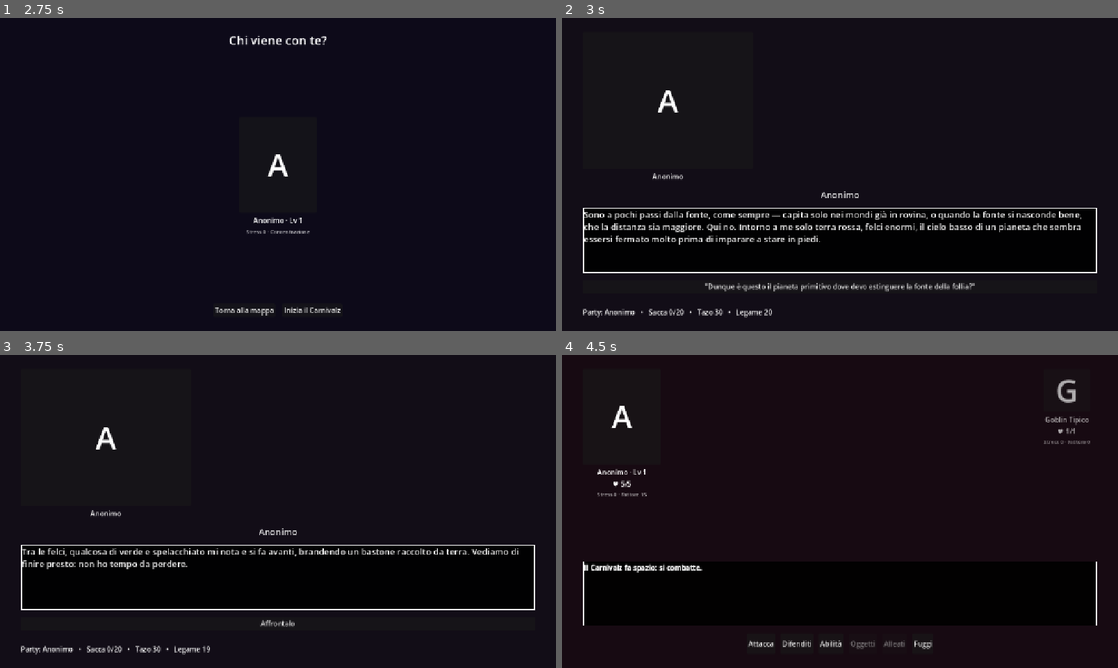
Above: before the commit, frames 1-4 (two rows, left to right).
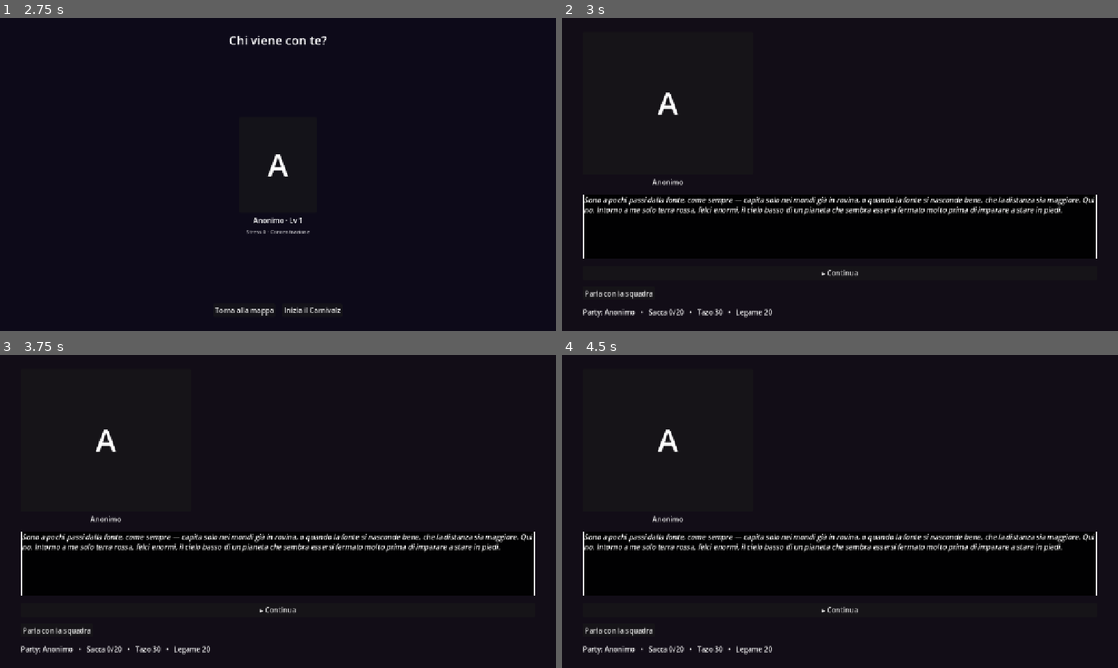
Above: after the commit, the same moments.

Repository: Rio-Chico-Devs/Carnivalz
Game: Godot game, scene res://scenes/Menu.tscn
The game is run twice, just before and just after one commit, with the same random seed, the same clock (stepped at 60 frames per second) and the same inputs.
Inputs (mouse positions are in pixels of both pictures, inside the frame that each line leads up to):
- Up to frame 1 (2.75 s): click "Gioca" at 0.5 s; click "!" at 1.25 s; click "☉ Scendi nel Carnivalz" at 2 s
- Up to frame 2 (3 s): click "Inizia il Carnivalz" at 2.75 s
- Up to frame 3 (3.75 s): click (278, 624) at 3.5 s, where only the run before the commit has a clickable "'Dunque è questo il pianeta p…"
- Up to frame 4 (4.5 s): click (840, 624) at 4.25 s, where only the run before the commit has a clickable "Affrontalo"

Frame 1 is identical in both runs. In frame 2, 6.1% of the frame differs, in the area x 3-97%, y 23-90%; in frame 3, 4.5%; in frame 4, 4.3%.

Commit message:
Motore a coda di messaggi sequenziali: narrazione/dialogo/notifica separati
Il box in basso mostra un messaggio alla volta (mai testo misto), avanzando
con "Continua"; le scelte vere compaiono solo a coda vuota. Un nodo puo'
avere "sequenza" (narrazione in corsivo senza nome, dialogo col nome del
personaggio centrato, notifica per oggetti/Tazo raccolti, centrata e in
grassetto, una alla volta) oppure il vecchio "testo" unico, retrocompatibile.
Il tutorial usa la sequenza per separare i monologhi del protagonista dalle
scelte, che prima nascondevano battute di dialogo dentro le etichette dei
bottoni.

Co-Authored-By: Claude Sonnet 5 <noreply@anthropic.com>
Claude-Session: https://claude.ai/code/session_01AE7uzpDH1Lo1PHb29aXJxZ

Diff:
--- a/data/events_tutorial.json
+++ b/data/events_tutorial.json
@@ -2,24 +2,33 @@
 	"nodo_iniziale": "inizio",
 	"nodi": {
 		"inizio": {
-			"testo": "Sono a pochi passi dalla fonte, come sempre — capita solo nei mondi già in rovina, o quando la fonte si nasconde bene, che la distanza sia maggiore. Qui no. Intorno a me solo terra rossa, felci enormi, il cielo basso di un pianeta che sembra essersi fermato molto prima di imparare a stare in piedi.",
+			"sequenza": [
+				{ "tipo": "narrazione", "testo": "Sono a pochi passi dalla fonte, come sempre — capita solo nei mondi già in rovina, o quando la fonte si nasconde bene, che la distanza sia maggiore. Qui no. Intorno a me solo terra rossa, felci enormi, il cielo basso di un pianeta che sembra essersi fermato molto prima di imparare a stare in piedi." },
+				{ "tipo": "dialogo", "chi": "anonimo", "testo": "Dunque è questo il pianeta primitivo dove devo estinguere la fonte della follia?" }
+			],
 			"espr_sinistra": "pensiero",
 			"scelte": [
-				{ "testo": "\"Dunque è questo il pianeta primitivo dove devo estinguere la fonte della follia?\"", "vai": "primo_incontro" }
+				{ "testo": "Avanza", "vai": "primo_incontro" }
 			]
 		},
 		"primo_incontro": {
-			"testo": "Tra le felci, qualcosa di verde e spelacchiato mi nota e si fa avanti, brandendo un bastone raccolto da terra. Vediamo di finire presto: non ho tempo da perdere.",
+			"sequenza": [
+				{ "tipo": "narrazione", "testo": "Tra le felci, qualcosa di verde e spelacchiato mi nota e si fa avanti, brandendo un bastone raccolto da terra." },
+				{ "tipo": "dialogo", "chi": "anonimo", "testo": "Vediamo di finire presto: non ho tempo da perdere." }
+			],
 			"espr_sinistra": "decisa",
 			"scelte": [
 				{ "testo": "Affrontalo", "combatti": ["goblin_tipico"], "se_vinci": "dopo_primo_goblin", "se_perdi": "sconfitta" }
 			]
 		},
 		"dopo_primo_goblin": {
-			"testo": "Un solo colpo, ed è già finita.",
+			"sequenza": [
+				{ "tipo": "narrazione", "testo": "Un solo colpo, ed è già finita." },
+				{ "tipo": "dialogo", "chi": "anonimo", "testo": "Le creature qui sembrano molto deboli... la fonte non deve essere molto intelligente..." }
+			],
 			"espr_sinistra": "pensiero",
 			"scelte": [
-				{ "testo": "\"Le creature qui sembrano molto deboli... la fonte non deve essere molto intelligente...\"", "vai": "masso" }
+				{ "testo": "Avanza", "vai": "masso" }
 			]
 		},
 		"masso": {
@@ -72,7 +81,11 @@
 			]
 		},
 		"vittoria": {
-			"testo": "Il goblin cade e non si rialza. L'aria intorno a me si calma: il fattore Carnivalz di questa zona non è più pericoloso. Così facile. Non tutte le fonti nascondono una tragedia: a volte i mostri sono semplicemente malvagi per natura, senza aver mai davvero subito la trasformazione di un vero boss. Immagino che questo sia stato solo l'inizio.",
+			"sequenza": [
+				{ "tipo": "narrazione", "testo": "Il goblin cade e non si rialza. L'aria intorno a me si calma: il fattore Carnivalz di questa zona non è più pericoloso." },
+				{ "tipo": "dialogo", "chi": "anonimo", "testo": "Così facile." },
+				{ "tipo": "narrazione", "testo": "Non tutte le fonti nascondono una tragedia: a volte i mostri sono semplicemente malvagi per natura, senza aver mai davvero subito la trasformazione di un vero boss. Immagino che questo sia stato solo l'inizio." }
+			],
 			"espr_sinistra": "pensiero",
 			"flag": "tutorial_completato",
 			"scelte": [
--- a/scripts/Main.gd
+++ b/scripts/Main.gd
@@ -4,10 +4,21 @@
 # e applica gli effetti (recluta / oggetto / lascia / reset). I contenuti
 # vivono solo nei JSON.
 #
+# Il box in basso mostra UN messaggio alla volta, in coda (coda_messaggi),
+# avanzata cliccando "Continua"; solo a coda vuota compaiono le scelte vere.
+# Tre tipi di messaggio:
+#   - "narrazione": descrizione di quel che accade, sempre in corsivo, senza nome
+#   - "dialogo": un personaggio parla, il suo nome compare centrato sul box
+#   - "notifica": oggetti/Tazo raccolti, centrato, una voce alla volta
+# Un nodo può avere "sequenza" (lista di messaggi) oppure, in alternativa,
+# il vecchio campo "testo" (diventa un'unica narrazione, per compatibilità
+# con i contenuti non ancora convertiti).
+#
 # Palco dialoghi sopra il box: a sinistra sempre il protagonista (o un
 # alternativo indicato dal nodo), a destra l'interlocutore della
 # discussione. Se il nodo indica "centro", parla un solo personaggio al
-# centro e i due spazi laterali spariscono.
+# centro e i due spazi laterali spariscono. Questo riguarda solo i ritratti
+# visibili, non il nome sul box (quello segue il messaggio corrente).
 
 const SCENA_MAPPA := "res://scenes/Mappa.tscn"
 const SCENA_VUOTO := "res://scenes/Vuoto.tscn"
@@ -24,6 +35,9 @@
 @onready var menu_compagni: HBoxContainer = %MenuCompagni
 @onready var stato: Label = %Stato
 
+var nodo_in_corso: Dictionary = {}
+var coda_messaggi: Array[Dictionary] = []
+
 func _ready() -> void:
 	if GameState.eventi.is_empty():
 		# scena avviata direttamente dall'editor: carica la campagna di prova
@@ -34,7 +48,7 @@
 	bottone_dialoga.pressed.connect(_su_dialoga)
 	mostra_nodo(GameState.nodo_corrente)
 
-func mostra_nodo(id_nodo: String) -> void:
+func mostra_nodo(id_nodo: String, notifiche_precedenti: Array[Dictionary] = []) -> void:
 	var nodo: Dictionary = GameState.eventi.get(id_nodo, {})
 	if nodo.is_empty():
 		push_error("Nodo evento mancante: " + id_nodo)
@@ -58,11 +72,12 @@
 				GameState.prepara_combattimento(gruppo, id_nodo, "", agguato.get("se_perdi", ""), id_nodo)
 				get_tree().change_scene_to_file(SCENA_COMBATTIMENTO)
 				return
-	narratore.text = nodo.get("testo", "")
 	aggiorna_palco(nodo)
 	aggiorna_stato()
 	if nodo.get("espulsione_automatica", false):
 		# non c'e' niente da scegliere: il posto stesso ti rigetta fuori
+		var seq := sequenza_di(nodo)
+		mostra_messaggio(seq[0] if not seq.is_empty() else {"tipo": "narrazione", "testo": ""})
 		for figlio in contenitore_scelte.get_children():
 			figlio.queue_free()
 		aggiorna_dialoga()
@@ -70,8 +85,47 @@
 		GameState.congeda_tutti_temporanei()
 		get_tree().change_scene_to_file(SCENA_VUOTO)
 		return
-	ricostruisci_scelte(nodo)
+	nodo_in_corso = nodo
+	coda_messaggi = notifiche_precedenti + sequenza_di(nodo)
+	avanza_messaggio()
+
+func sequenza_di(nodo: Dictionary) -> Array[Dictionary]:
+	if nodo.has("sequenza"):
+		var seq: Array[Dictionary] = []
+		for msg in nodo["sequenza"]:
+			seq.append(msg)
+		return seq
+	return [{"tipo": "narrazione", "testo": nodo.get("testo", "")}]
+
+func avanza_messaggio() -> void:
+	if not coda_messaggi.is_empty():
+		var msg: Dictionary = coda_messaggi.pop_front()
+		mostra_messaggio(msg)
+		mostra_continua()
+		return
+	ricostruisci_scelte(nodo_in_corso)
 	aggiorna_dialoga()
+
+func mostra_messaggio(msg: Dictionary) -> void:
+	match String(msg.get("tipo", "narrazione")):
+		"dialogo":
+			nome_parlante.visible = true
+			aggiorna_nome_parlante(String(msg.get("chi", GameState.id_protagonista)))
+			narratore.text = String(msg.get("testo", ""))
+		"notifica":
+			nome_parlante.visible = false
+			narratore.text = "[center][b]%s[/b][/center]" % String(msg.get("testo", ""))
+		_:
+			nome_parlante.visible = false
+			narratore.text = "[i]%s[/i]" % String(msg.get("testo", ""))
+
+func mostra_continua() -> void:
+	for figlio in contenitore_scelte.get_children():
+		figlio.queue_free()
+	var bottone := Button.new()
+	bottone.text = "▸ Continua"
+	bottone.pressed.connect(avanza_messaggio)
+	contenitore_scelte.add_child(bottone)
 
 func ricostruisci_scelte(nodo: Dictionary) -> void:
 	for figlio in contenitore_scelte.get_children():
@@ -98,17 +152,15 @@
 		bottone.pressed.connect(_su_scelta.bind(scelta))
 		contenitore_scelte.add_child(bottone)
 
-func pickup(id_oggetto: String) -> void:
-	# notifica come toast indipendente dal narratore: non si perde nel cambio
-	# nodo (il narratore viene riscritto subito dopo, se la scelta ha "vai").
+func pickup(id_oggetto: String) -> Array[Dictionary]:
+	# notifiche sequenziali: "hai raccolto X" e' un messaggio a se',
+	# ordinato insieme agli altri, non un testo mescolato o un elemento minore.
 	# Per gli oggetti chiave (di solito indizi/lore, come le pagine di
-	# giornale di Meridia) il toast resta a schermo più a lungo e mostra
-	# anche la descrizione, non solo il nome.
+	# giornale di Meridia) la descrizione diventa una seconda pagina.
 	var dati := GameState.dati_oggetto(id_oggetto)
 	var nome: String = String(dati.get("nome", id_oggetto))
 	if not GameState.aggiungi_oggetto(id_oggetto):
-		mostra_toast("%s: la sacca è piena, non c'è posto per lui." % nome, 2.5)
-		return
+		return [{"tipo": "notifica", "testo": "%s: la sacca è piena, non c'è posto per lui." % nome}]
 	var tipo := String(dati.get("tipo", "consumabile"))
 	var luogo := "nella sacca"
 	match tipo:
@@ -116,43 +168,10 @@
 			luogo = "tra i collezionabili"
 		"chiave":
 			luogo = "tra gli oggetti chiave"
-	var testo_toast := "Hai ottenuto: %s (%s)" % [nome, luogo]
-	var durata := 2.2
+	var risultato: Array[Dictionary] = [{"tipo": "notifica", "testo": "Hai raccolto: %s (%s)." % [nome, luogo]}]
 	if tipo == "chiave":
-		testo_toast += "\n%s" % String(dati.get("descrizione", ""))
-		durata = 5.0
-	mostra_toast(testo_toast, durata)
-
-func mostra_toast(testo: String, durata := 2.2) -> void:
-	var pannello := PanelContainer.new()
-	var stile := StyleBoxFlat.new()
-	stile.bg_color = Color(0, 0, 0, 0.9)
-	stile.border_width_left = 2
-	stile.border_width_top = 2
-	stile.border_width_right = 2
-	stile.border_width_bottom = 2
-	stile.border_color = Color(1, 1, 1, 1)
-	stile.content_margin_left = 18
-	stile.content_margin_right = 18
-	stile.content_margin_top = 10
-	stile.content_margin_bottom = 10
-	pannello.add_theme_stylebox_override("panel", stile)
-	pannello.mouse_filter = Control.MOUSE_FILTER_IGNORE
-	pannello.modulate = Color(1, 1, 1, 0)
-	pannello.set_anchors_preset(Control.PRESET_CENTER_TOP)
-	pannello.position.y = 24
-	add_child(pannello)
-	var etichetta := Label.new()
-	etichetta.text = testo
-	etichetta.horizontal_alignment = HORIZONTAL_ALIGNMENT_CENTER
-	etichetta.custom_minimum_size = Vector2(420, 0)
-	etichetta.autowrap_mode = TextServer.AUTOWRAP_WORD
-	pannello.add_child(etichetta)
-	var tween := create_tween()
-	tween.tween_property(pannello, "modulate:a", 1.0, 0.2)
-	tween.tween_interval(durata)
-	tween.tween_property(pannello, "modulate:a", 0.0, 0.4)
-	tween.tween_callback(pannello.queue_free)
+		risultato.append({"tipo": "narrazione", "testo": String(dati.get("descrizione", ""))})
+	return risultato
 
 func aggiorna_palco(nodo: Dictionary) -> void:
 	if nodo.has("centro"):
@@ -160,7 +179,6 @@
 		slot_destra.visible = false
 		slot_centro.visible = true
 		mostra_slot(slot_centro, nodo["centro"], nodo.get("espr_centro", ""))
-		aggiorna_nome_parlante(id_da_valore(nodo["centro"]))
 		return
 	slot_centro.visible = false
 	slot_sinistra.visible = true
@@ -168,13 +186,6 @@
 	slot_destra.visible = nodo.has("destra")
 	if nodo.has("destra"):
 		mostra_slot(slot_destra, nodo["destra"], nodo.get("espr_destra", ""))
-	# la narrazione e' sempre vissuta come il dialogo interiore del protagonista
-	aggiorna_nome_parlante(GameState.id_protagonista)
-
-func id_da_valore(valore: Variant) -> String:
-	if valore is Dictionary:
-		return String(valore.get("id", ""))
-	return String(valore)
 
 func aggiorna_nome_parlante(id_personaggio: String) -> void:
 	nome_parlante.text = String(GameState.personaggi.get(id_personaggio, {}).get("nome", id_personaggio))
@@ -201,8 +212,9 @@
 		GameState.imposta_flag(scelta["una_tantum"])
 	if scelta.has("recluta"):
 		GameState.recluta(scelta["recluta"])
+	var notifiche: Array[Dictionary] = []
 	if scelta.has("oggetto"):
-		pickup(scelta["oggetto"])
+		notifiche.append_array(pickup(scelta["oggetto"]))
 	if scelta.has("lascia"):
 		GameState.rimuovi_classe(scelta["lascia"])
 	if scelta.has("ospite"):
@@ -212,7 +224,10 @@
 	if scelta.has("congeda"):
 		GameState.congeda(scelta["congeda"])
 	if scelta.has("tazo"):
-		GameState.modifica_tazo(int(scelta["tazo"]))
+		var quantita := int(scelta["tazo"])
+		GameState.modifica_tazo(quantita)
+		if quantita > 0:
+			notifiche.append({"tipo": "notifica", "testo": "Hai ottenuto %d Tazo." % quantita})
 	if scelta.has("sblocca_negozio"):
 		GameState.sblocca_negozio(scelta["sblocca_negozio"])
 	if scelta.has("stress"):
@@ -236,7 +251,11 @@
 		get_tree().change_scene_to_file(SCENA_MAPPA)
 		return
 	if scelta.has("vai"):
-		mostra_nodo(scelta["vai"])
+		mostra_nodo(scelta["vai"], notifiche)
+	elif not notifiche.is_empty():
+		# si resta sullo stesso nodo: si mostrano solo le notifiche in coda
+		coda_messaggi = notifiche
+		avanza_messaggio()
 
 func aggiorna_dialoga() -> void:
 	# senza compagni non c'e' nessuno con cui parlare: il bottone sparisce
@@ -258,24 +277,26 @@
 func _su_compagno(id_classe: String) -> void:
 	for figlio in menu_compagni.get_children():
 		figlio.queue_free()
-	var nome: String = String(GameState.classi.get(id_classe, {}).get("nome", id_classe))
 	slot_sinistra.visible = false
 	slot_destra.visible = false
 	slot_centro.visible = true
 	mostra_slot(slot_centro, id_classe, "")
-	aggiorna_nome_parlante(id_classe)
+	var nome: String = String(GameState.classi.get(id_classe, {}).get("nome", id_classe))
 	var voce: Dictionary = GameState.dialoghi.get(GameState.nodo_corrente, {})
 	var gia_detta: bool = voce.has("una_tantum") and GameState.ha_flag(voce["una_tantum"])
 	if voce.is_empty() or gia_detta:
-		narratore.append_text("\n\n[i]%s non ha altro da dirti, qui.[/i]" % nome)
-		return
-	narratore.append_text("\n\n" + (String(voce.get("testo", "")) % nome))
-	if voce.has("flag"):
-		GameState.imposta_flag(voce["flag"])
-	if voce.has("una_tantum"):
-		GameState.imposta_flag(voce["una_tantum"])
-	# la battuta puo' aver sbloccato una scelta gated da richiede_flag
-	ricostruisci_scelte(GameState.eventi.get(GameState.nodo_corrente, {}))
+		coda_messaggi = [{"tipo": "narrazione", "testo": "%s non ha altro da dirti, qui." % nome}]
+	else:
+		# le voci di dialoghi.json sono scritte in terza persona (narrazione
+		# dell'azione del compagno, col suo nome da sostituire nel "%s")
+		coda_messaggi = [{"tipo": "narrazione", "testo": String(voce.get("testo", "")) % nome}]
+		if voce.has("flag"):
+			GameState.imposta_flag(voce["flag"])
+		if voce.has("una_tantum"):
+			GameState.imposta_flag(voce["una_tantum"])
+	avanza_messaggio()
+	# la battuta puo' aver sbloccato una scelta gated da richiede_flag: la
+	# prossima volta che la coda si svuota, ricostruisci_scelte() la rilegge
 
 func aggiorna_stato() -> void:
 	var nomi: Array[String] = []
Not shown, changed: README.md
